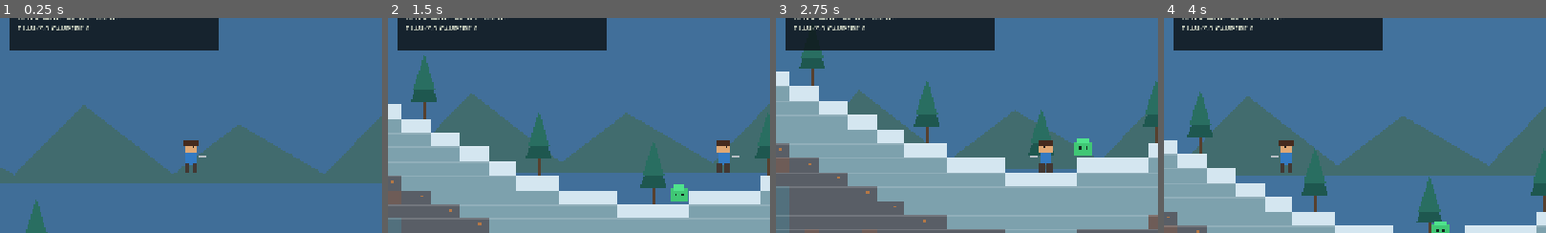
Above: before the commit, frames 1-4 (left to right).
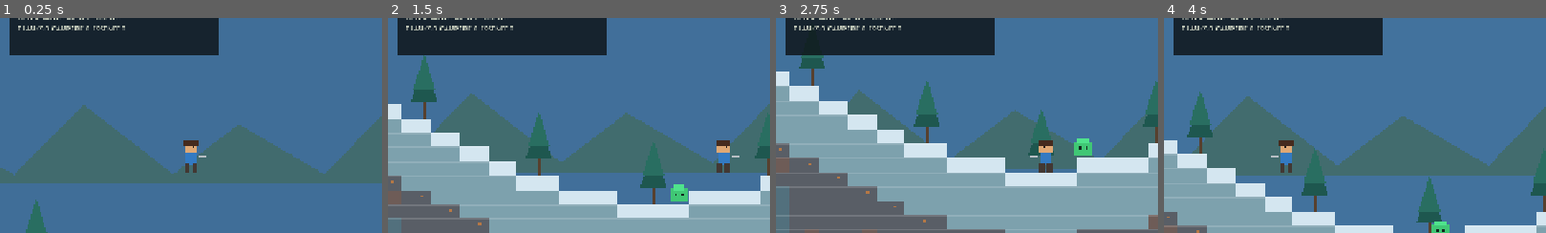
Above: after the commit, the same moments.

Repository: filesgloom-png/DEEPWILD-Shattered-Lands
Game: Godot game, scene res://scenes/main.tscn
The game is run twice, just before and just after one commit, with the same random seed, the same clock (stepped at 60 frames per second) and the same inputs.
Inputs (mouse positions are % of the whole screen's width and height, from its top left):
- Up to frame 1 (0.25 s): no input
- Up to frame 2 (1.5 s): tap Enter (ui_accept) at 0.5, 0.77 s; move the mouse to (45, 70) at 0.52 s; hold Right (ui_right) 0.53-1.25 s; hold E 0.53-1.25 s; click (45, 70) at 0.67 s; drag from (80, 65) to (45, 70) at 1.27 s
- Up to frame 3 (2.75 s): move the mouse to (20, 35) at 2.02 s; hold Left (ui_left) from 2.03 s (still down); tap X at 2.1 s
- Up to frame 4 (4 s): release Left (ui_left) at 2.75 s; drag from (55, 50) to (20, 35) at 2.77 s; move the mouse to (35, 25) at 3.52 s; hold Left (ui_left) from 3.53 s (still down); tap F at 3.6 s; tap Enter (ui_accept) at 3.77 s
The pictures show only the part of the screen within x 0-50%, y 14-64%; the shares and areas given below are measured in that part.

The runs differ from the first frame. In frame 1, 1.3% of the frame differs, in the area x 2-58%, y 3-18%; in frame 2, 1.3%; in frame 3, 1.3%; in frame 4, 1.3%.

Commit message:
Add wild essence drops and fix respawn surface

Diff:
--- a/scripts/main.gd
+++ b/scripts/main.gd
@@ -23,7 +23,7 @@
 var attack_requested := false
 const MAX_STACK := 99
 const RECIPES := ["Torch", "Planks", "Campfire"]
-var inventory := {"Wood": 0, "Stone": 0, "Copper": 0, "Dirt": 0, "Sand": 0, "Snow": 0, "Torch": 0, "Planks": 0, "Campfire": 0}
+var inventory := {"Wood": 0, "Stone": 0, "Copper": 0, "Dirt": 0, "Sand": 0, "Snow": 0, "Torch": 0, "Planks": 0, "Campfire": 0, "Wild Essence": 0}
 var world_blocks: Dictionary = {}
 var harvested_trees: Dictionary = {}
 var tree_health: Dictionary = {}
@@ -106,7 +106,7 @@
 		slimes[i] = slime
 	if health <= 0:
 		health = 100
-		player = Vector2(320, ground_y_at(13) - 38)
+		player = Vector2(320.0, _ground_surface_y(int(floor(320.0 / TILE))))
 		velocity = Vector2.ZERO
 		message = "You recovered at the camp"
 		message_timer = 3.0
@@ -272,8 +272,8 @@
 	for i in range(slimes.size() - 1, -1, -1):
 		if absf(slimes[i].x - (player.x + facing * 28.0)) < 62.0 and absf(slimes[i].y - player.y) < 65.0:
 			slimes.remove_at(i)
-			inventory["Wood"] = int(inventory["Wood"]) + 1
-			message = "Slime defeated! +1 wild essence"
+			var essence_added := _add_item("Wild Essence", 1)
+			message = "Slime defeated! +%d Wild Essence" % essence_added
 			message_timer = 2.0
 			return
 	message = "Swing!"
@@ -543,14 +543,14 @@
 		draw_rect(Rect2(p.x + 4, p.y - 5, 4, 5), Color(0.08, 0.15, 0.12))
 
 func _draw_hud(size: Vector2) -> void:
-	draw_rect(Rect2(16, 16, 350, 142), Color(0.055, 0.08, 0.10, 0.84))
+	draw_rect(Rect2(16, 16, 350, 150), Color(0.055, 0.08, 0.10, 0.84))
 	draw_string(ThemeDB.fallback_font, Vector2(30, 42), "DEEPWILD", HORIZONTAL_ALIGNMENT_LEFT, -1, 22, Color(0.91, 0.83, 0.57))
 	draw_string(ThemeDB.fallback_font, Vector2(30, 65), "HP", HORIZONTAL_ALIGNMENT_LEFT, -1, 14, Color.WHITE)
 	draw_rect(Rect2(62, 52, 150, 15), Color(0.28, 0.15, 0.16))
 	draw_rect(Rect2(62, 52, 150.0 * float(health) / 100.0, 15), Color(0.84, 0.25, 0.26))
 	draw_string(ThemeDB.fallback_font, Vector2(30, 91), "WOOD %d STONE %d COPPER %d" % [inventory["Wood"], inventory["Stone"], inventory["Copper"]], HORIZONTAL_ALIGNMENT_LEFT, -1, 12, Color(0.88, 0.90, 0.82))
 	draw_string(ThemeDB.fallback_font, Vector2(30, 108), "DIRT %d SAND %d SNOW %d TORCH %d" % [inventory["Dirt"], inventory["Sand"], inventory["Snow"], inventory["Torch"]], HORIZONTAL_ALIGNMENT_LEFT, -1, 11, Color(0.88, 0.90, 0.82))
-	draw_string(ThemeDB.fallback_font, Vector2(30, 126), "PLANKS %d  CAMPFIRE %d" % [inventory["Planks"], inventory["Campfire"]], HORIZONTAL_ALIGNMENT_LEFT, -1, 11, Color(0.88, 0.90, 0.82))
+	draw_string(ThemeDB.fallback_font, Vector2(30, 126), "PLANKS %d  CAMPFIRE %d  ESSENCE %d" % [inventory["Planks"], inventory["Campfire"], inventory["Wild Essence"]], HORIZONTAL_ALIGNMENT_LEFT, -1, 11, Color(0.88, 0.90, 0.82))
 	draw_string(ThemeDB.fallback_font, Vector2(size.x - 18, 49), "RECIPE: " + RECIPES[craft_recipe_index].to_upper(), HORIZONTAL_ALIGNMENT_RIGHT, -1, 12, Color(1.0, 0.91, 0.69))
 	draw_string(ThemeDB.fallback_font, Vector2(size.x - 18, 28), "DAY 1  •  " + biome_at(int(player.x / TILE)).to_upper(), HORIZONTAL_ALIGNMENT_RIGHT, -1, 14, Color.WHITE)
 	if message_timer > 0.0:
